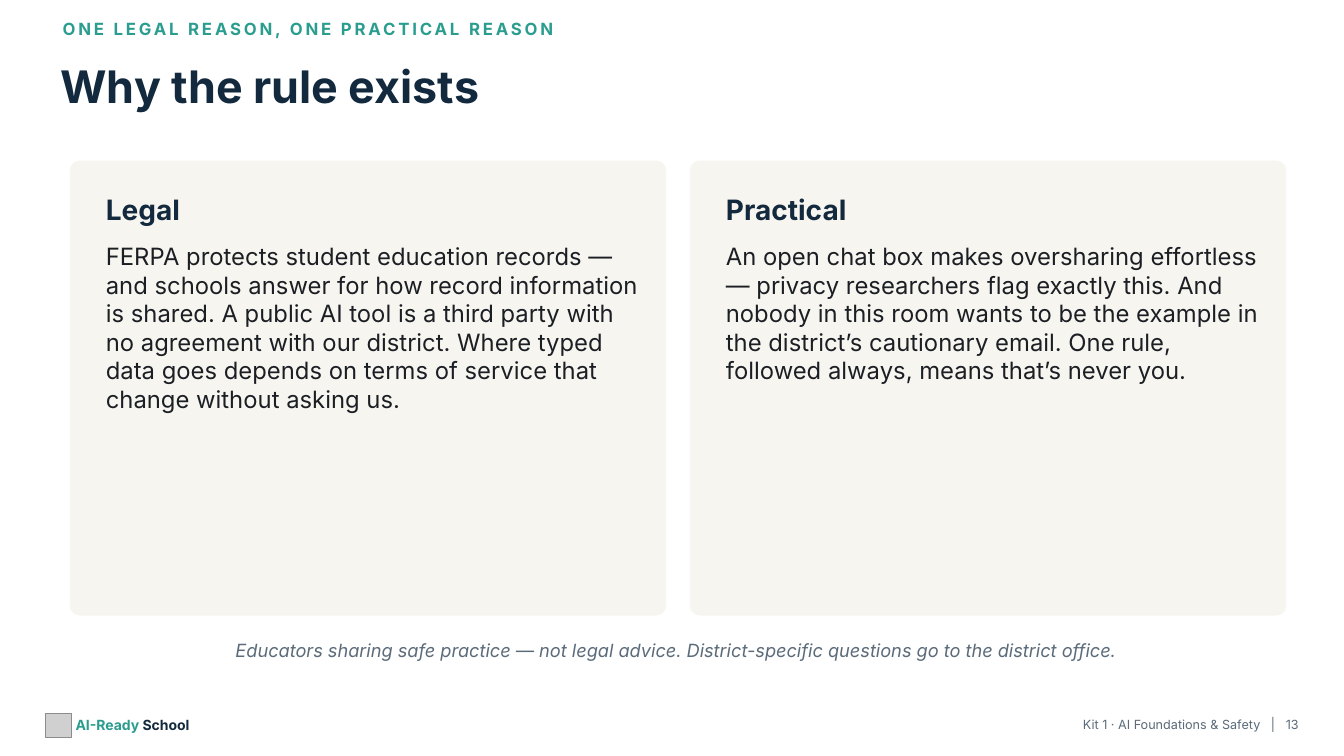
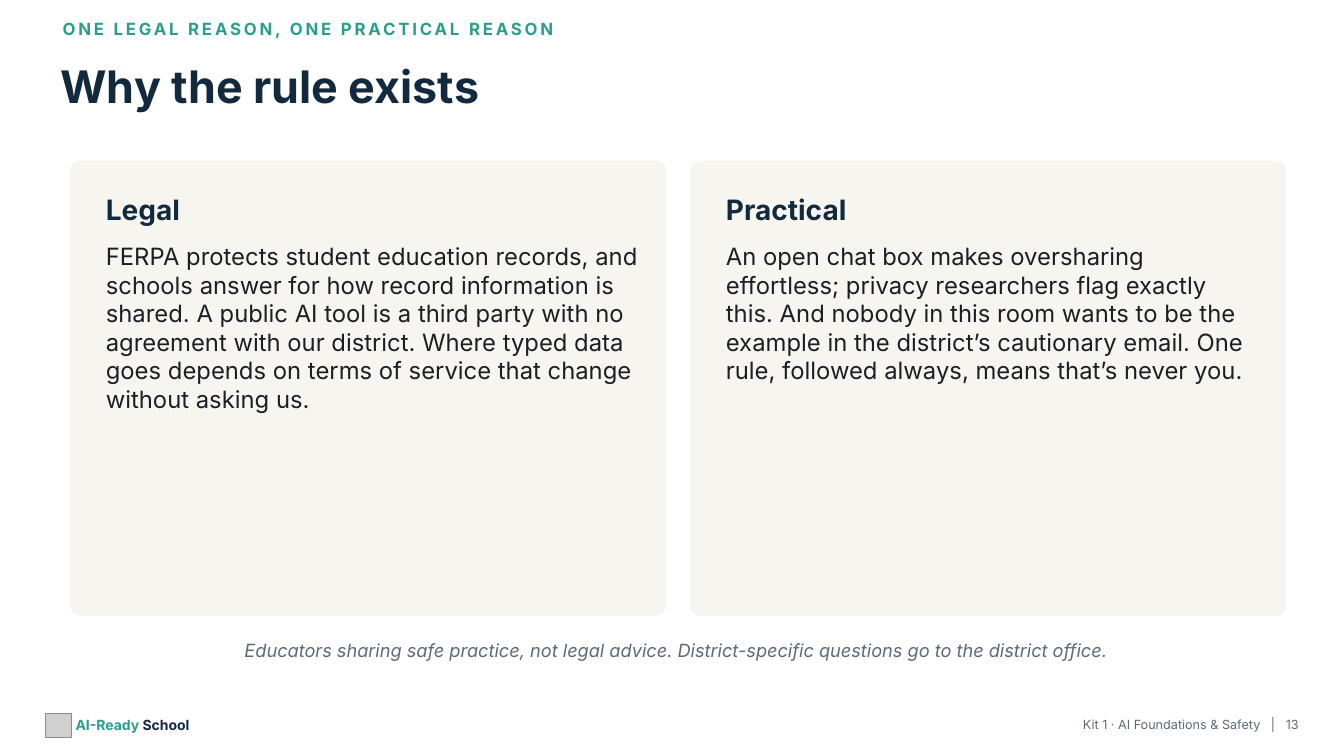
Before and after one commit to aspinozzi1/Ai-School-Ready, a slide deck: slide 13 of kits/kit01/Kit01_PresentationDeck.pptx. Drawn at 1344x756 pixels with LibreOffice and Linux fonts; fonts in the diff are those of the drawing; grey boxes stand for pictures. Boxes give left, top, right and bottom in pixels: in the first picture for what was removed or moved away, otherwise in the second. Text is boxed around its words. In the diff, an @@ line names an element or a change of style, - is before the commit and + after.

```diff
--- a/kits/kit01/Kit01_PresentationDeck.pptx
+++ b/kits/kit01/Kit01_PresentationDeck.pptx
@@ text at (x1=106, y1=247, x2=637, y2=413): text changed @@
-FERPA protects student education records — and schools answer for how record information is shared. A public AI tool is a third party with no agreement with our district. Where typed data goes depends on terms of service that change without asking us.
+FERPA protects student education records, and schools answer for how record information is shared. A public AI tool is a third party with no agreement with our district. Where typed data goes depends on terms of service that change without asking us.
@@ text at (x1=726, y1=247, x2=1243, y2=384): text changed @@
-An open chat box makes oversharing effortless — privacy researchers flag exactly this. And nobody in this room wants to be the example in the district’s cautionary email. One rule, followed always, means that’s never you.
+An open chat box makes oversharing effortless; privacy researchers flag exactly this. And nobody in this room wants to be the example in the district’s cautionary email. One rule, followed always, means that’s never you.
@@ text at (x1=244, y1=643, x2=1107, y2=661): text changed @@
-Educators sharing safe practice — not legal advice. District-specific questions go to the district office.
+Educators sharing safe practice, not legal advice. District-specific questions go to the district office.
```
Also in this commit, not shown: 24 other slides changed, 20 other files.
